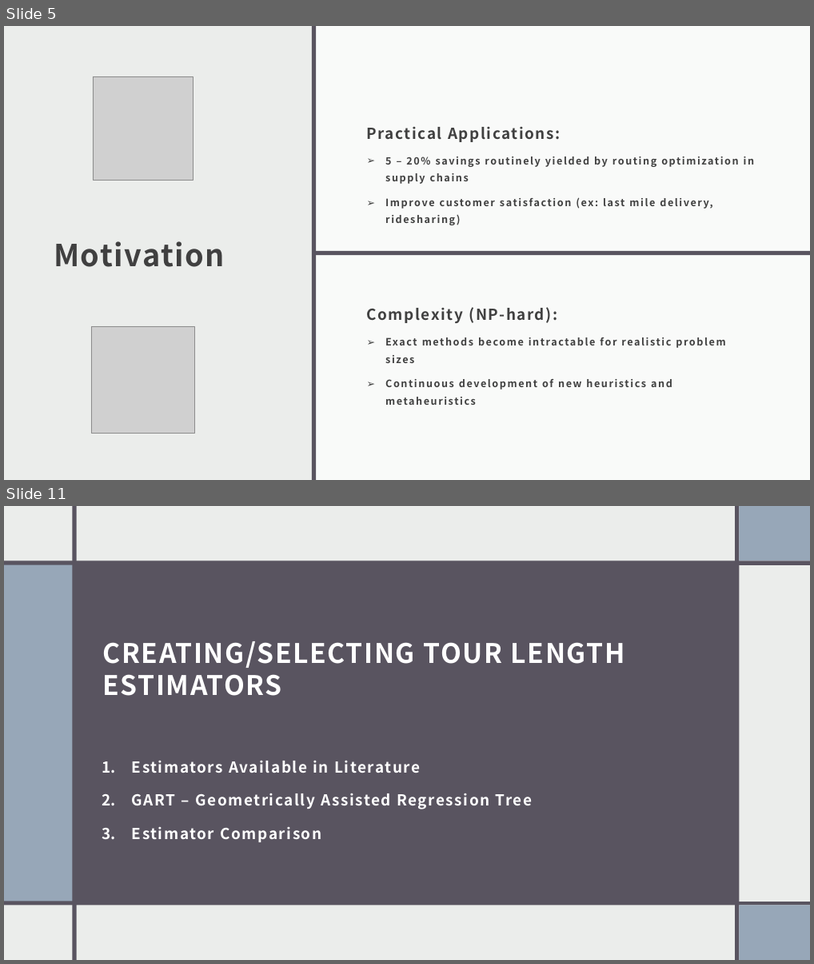
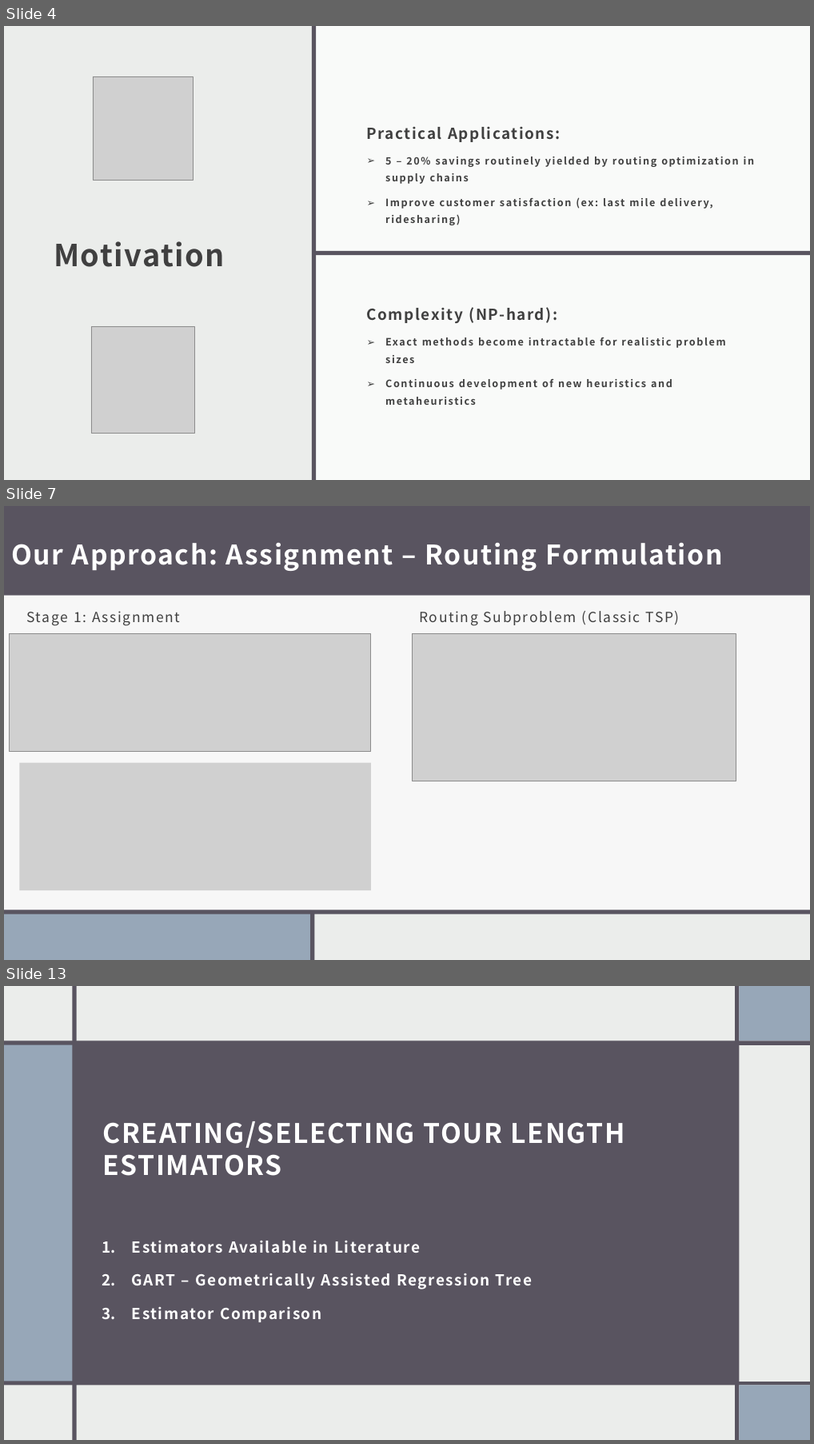
Before and after one commit to sfeldmanMIG25/Feldman-Investigating_Tour_Length_Estimators_to_Solve_Vehicle_Routing_Problem, a slide deck: Documents/Feldman_VRP_Thesis_Presentation.pptx. Shown one above the other, each under a label of ours: slides 5 and 11 before the commit, slides 4, 7 and 13 after it; the slides between them are not shown. The pictures are 814x964 and 814x1444 pixels, drawn with LibreOffice and Linux fonts; fonts in the diff are those of the drawing; grey boxes stand for pictures. Boxes give left, top, right and bottom in pixels: in the first picture for what was removed or moved away, otherwise in the second. Text is boxed around its words. In the diff, an @@ line names an element or a change of style, - is before the commit and + after.

Commit message:
Documentation Update
Thesis presentation
Thesis text
Other forms.

```diff
--- a/Documents/Feldman_VRP_Thesis_Presentation.pptx
+++ b/Documents/Feldman_VRP_Thesis_Presentation.pptx
@@ slide 7 added at (4, 506, 810, 960), background #EBEDEB; not listed: 2 template elements that a slide beside it also shows @@
@@ rectangle added at (4, 506, 810, 960), fill #EBEDEB @@
@@ rectangle added at (4, 506, 810, 596), fill #595460 @@
@@ title added at (11, 543, 723, 571), 32 pt, text #FFFFFF, bold @@
+Our Approach: Assignment – Routing Formulation
@@ rectangle added at (4, 596, 810, 909), fill #FFFFFF at 60% opacity @@
@@ text added at (26, 612, 86, 626), 16.6 pt, text #404040 @@
+Stage 1: Assignment
@@ text added at (419, 611, 680, 626), 16.6 pt, text #404040 @@
+Routing Subproblem (Classic TSP)
@@ picture added at (10, 633, 371, 751) @@
@@ picture added at (412, 633, 736, 780) @@
@@ picture added at (19, 763, 370, 890) @@
@@ rectangle added at (4, 910, 312, 960), fill #97A7B8 @@
@@ rectangle added at (4, 909, 810, 914), fill #595460 @@
@@ rectangle added at (310, 911, 315, 960), fill #595460 @@
@@ what was slide 5 is now slide 4 @@
@@ what was slide 11 is now slide 13 @@
```
Also in this commit, not shown: 9 slides changed, 15 other slides added, 8 slides removed, 3 other files.
